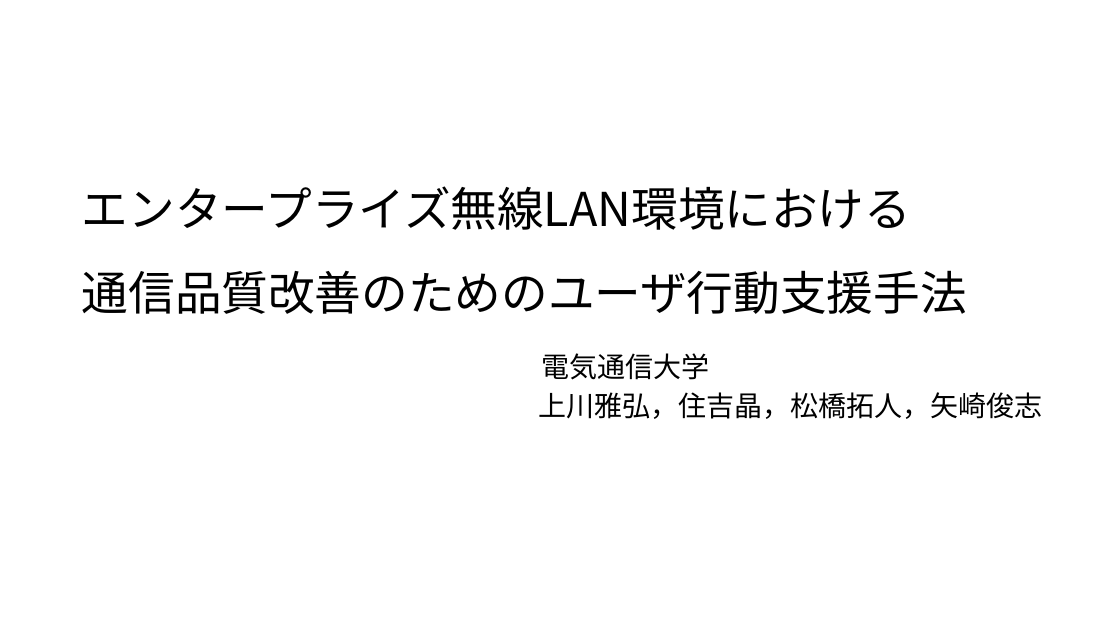
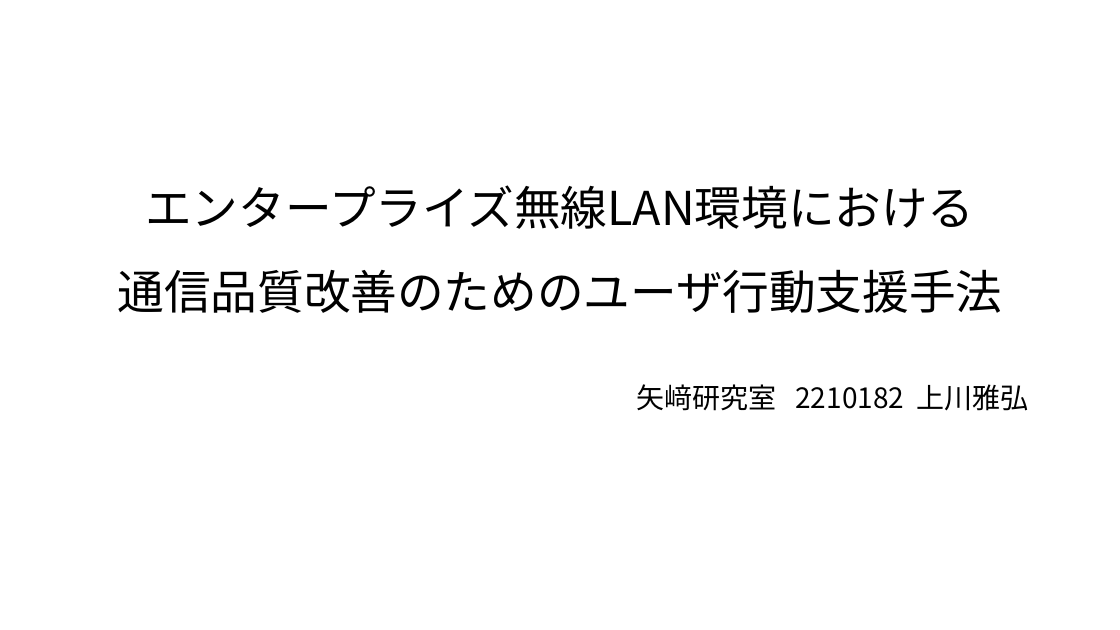
Before and after one commit to M-K-1218/kamikawa_2025_Midterm_Presentation, a slide deck: slide 1 of 発表用スライド_中間発表.pptx. Drawn at 1120x630 pixels with LibreOffice and Linux fonts; fonts in the diff are those of the drawing. Boxes give left, top, right and bottom in pixels: in the first picture for what was removed or moved away, otherwise in the second. Text is boxed around its words. In the diff, an @@ line names an element or a change of style, - is before the commit and + after.

```diff
--- a/発表用スライド_中間発表.pptx
+++ b/発表用スライド_中間発表.pptx
@@ title "エンタープライズ無線LAN環境における 通信品質改善のためのユーザ行動支援手法": place and size @@
-title "エンタープライズ無線LAN環境における 通信品質改善のためのユーザ行動支援手法" at (82,186,967,314)
+title "エンタープライズ無線LAN環境における 通信品質改善のためのユーザ行動支援手法" at (118,185,1003,313)
@@ title "エンタープライズ無線LAN環境における 通信品質改善のためのユーザ行動支援手法" at (118,185,1003,313): alignment left to centre @@
@@ text removed at (541,353,709,380) @@
-電気通信大学
@@ subtitle at (637,384,1029,411): text changed @@
-上川雅弘，住吉晶，松橋拓人，矢崎俊志
+矢﨑研究室 2210182 上川雅弘
```
Also in this commit, not shown: 1 other slide changed, 16 slides removed, 9 other files.
